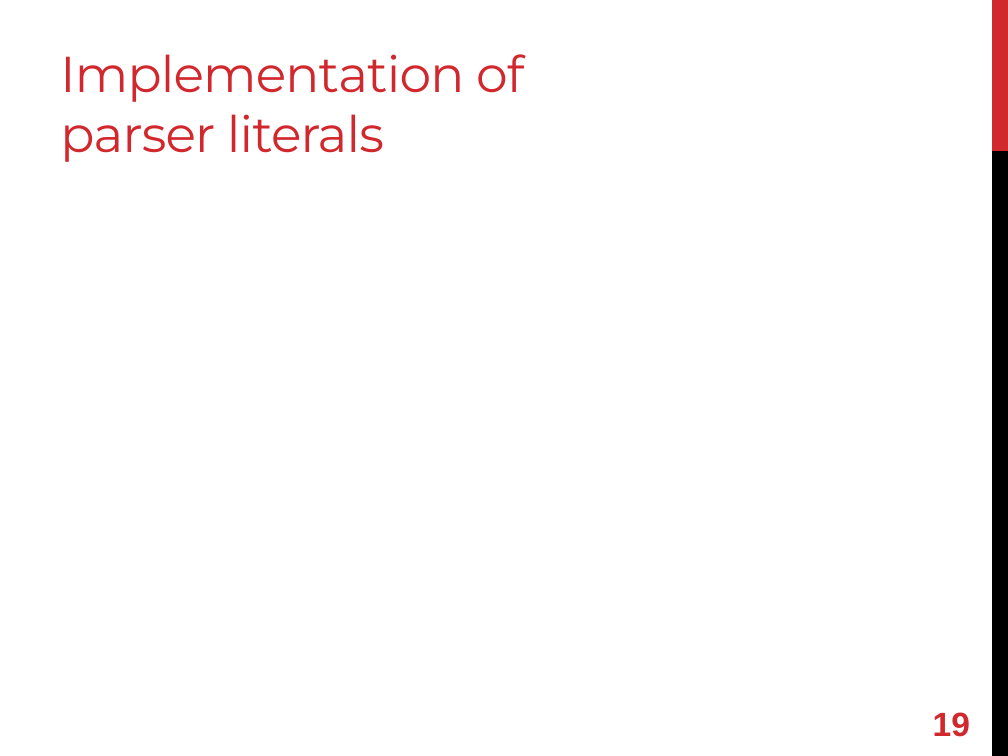
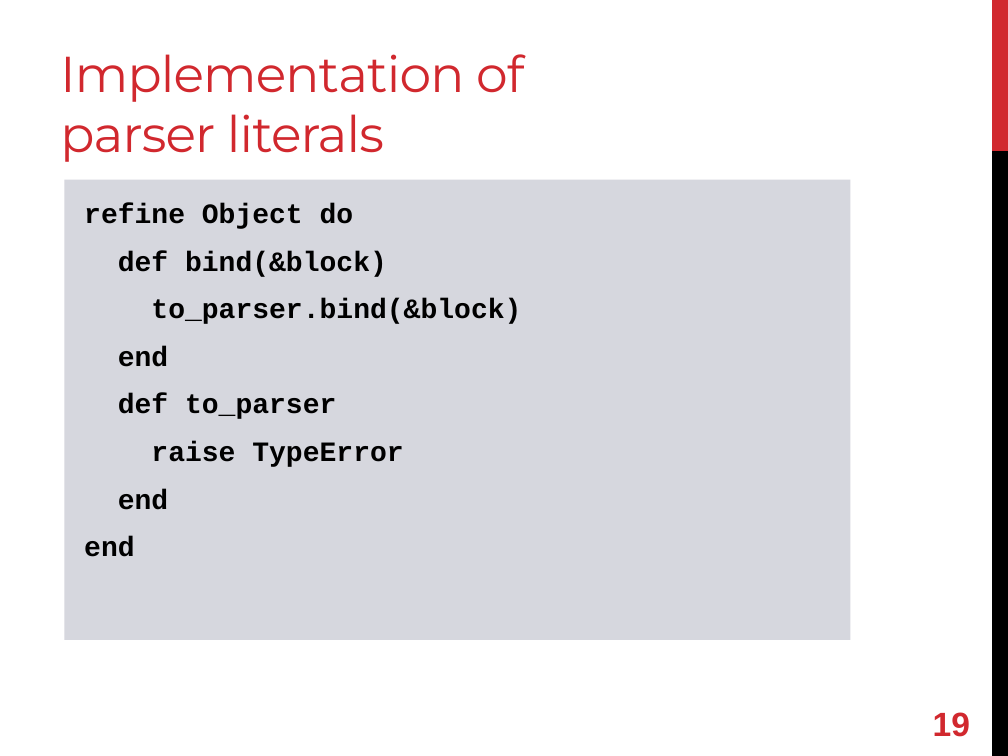
Before and after one commit to shugo/RubyKaigi2013, a slide deck: slide 20 of refining_refinements.pptx. Drawn at 1008x756 pixels with LibreOffice and Linux fonts; fonts in the diff are those of the drawing. Boxes give left, top, right and bottom in pixels: in the first picture for what was removed or moved away, otherwise in the second. Text is boxed around its words. In the diff, an @@ line names an element or a change of style, - is before the commit and + after.

```diff
--- a/refining_refinements.pptx
+++ b/refining_refinements.pptx
@@ rectangle added at (65, 179, 851, 640), fill #D6D7DE, 20 pt, text #000000, bold @@
+refine Object do
+def bind(&block)
+to_parser.bind(&block)
+end
+def to_parser
+raise TypeError
+end
+end
```
Also in this commit, not shown: 5 other slides changed, 2 slides added, 1 slide removed.
